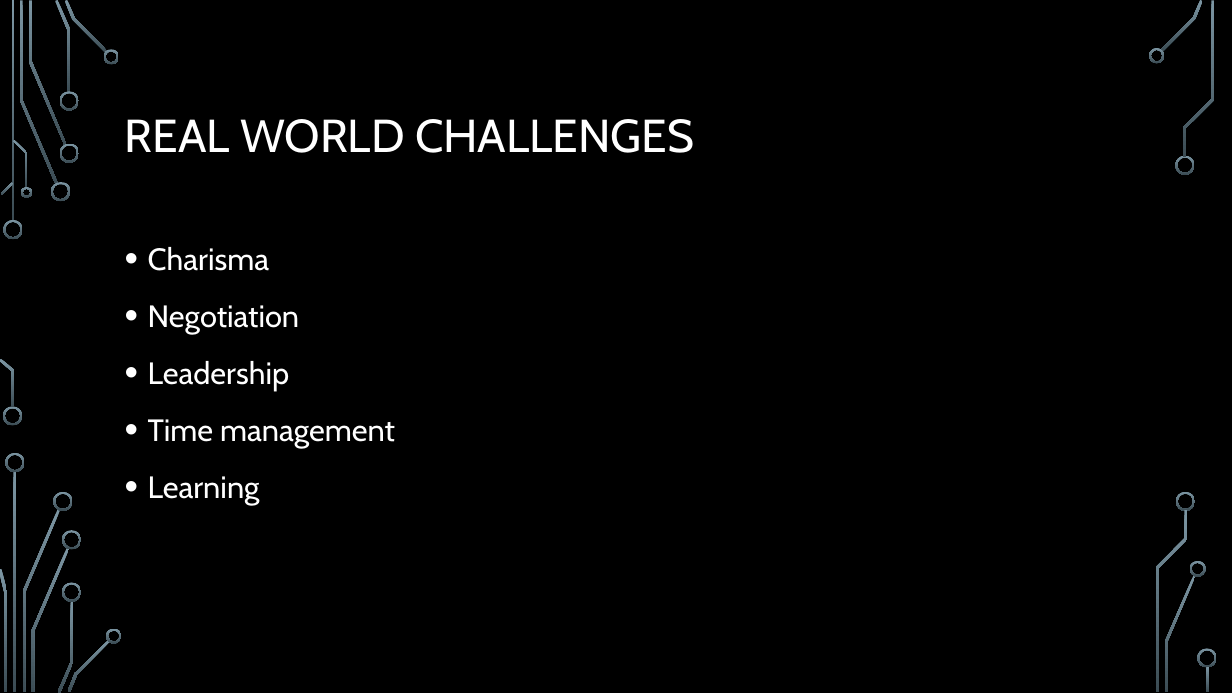
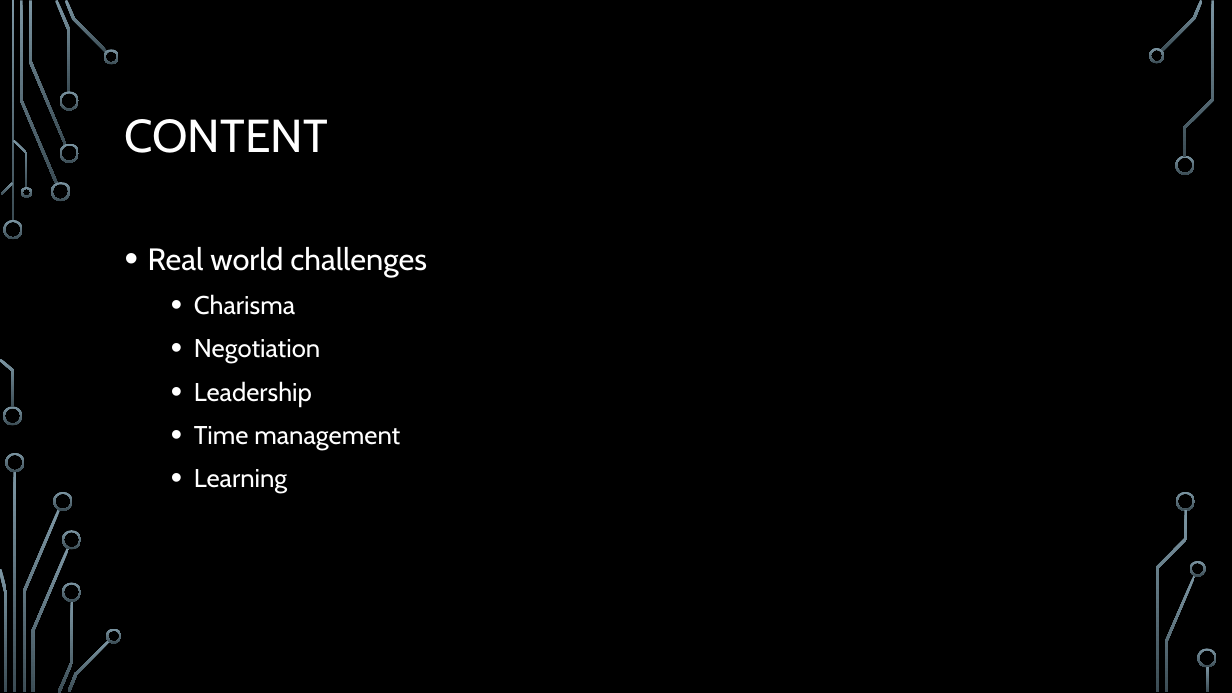
Before and after one commit to MHSCSClub/FBLA_GameSimulation_2014, a slide deck: slide 4 of Powerpoint.pptx. Drawn at 1232x693 pixels with LibreOffice and Linux fonts; fonts in the diff are those of the drawing; background and template pictures are left out. Boxes give left, top, right and bottom in pixels: in the first picture for what was removed or moved away, otherwise in the second. Text is boxed around its words. In the diff, an @@ line names an element or a change of style, - is before the commit and + after.

```diff
--- a/Powerpoint.pptx
+++ b/Powerpoint.pptx
@@ title at <box>125,119,328,153</box>: text changed @@
-REAL WORLD CHALLENGES
+CONTENT
@@ text at <box>148,247,427,276</box>: paragraph added @@
+• Real world challenges
@@ text at <box>194,294,400,493</box>: size 24 to 20 pt in "Charisma", "Negotiation", "Leadership", "Time management" and 1 more places; list level 1 to 2 in "Charisma"; list level 1 to 2 in "Negotiation"; list level 1 to 2 in "Leadership"; list level 1 to 2 in "Time management"; list level 1 to 2 in "Learning" @@
```
Also in this commit, not shown: 3 other slides changed, 1 slide added.
